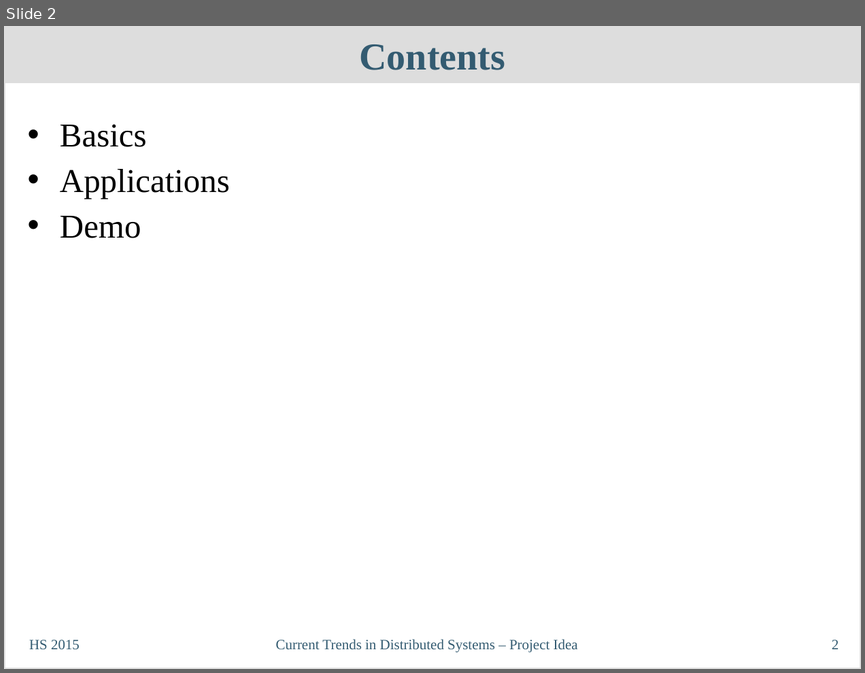
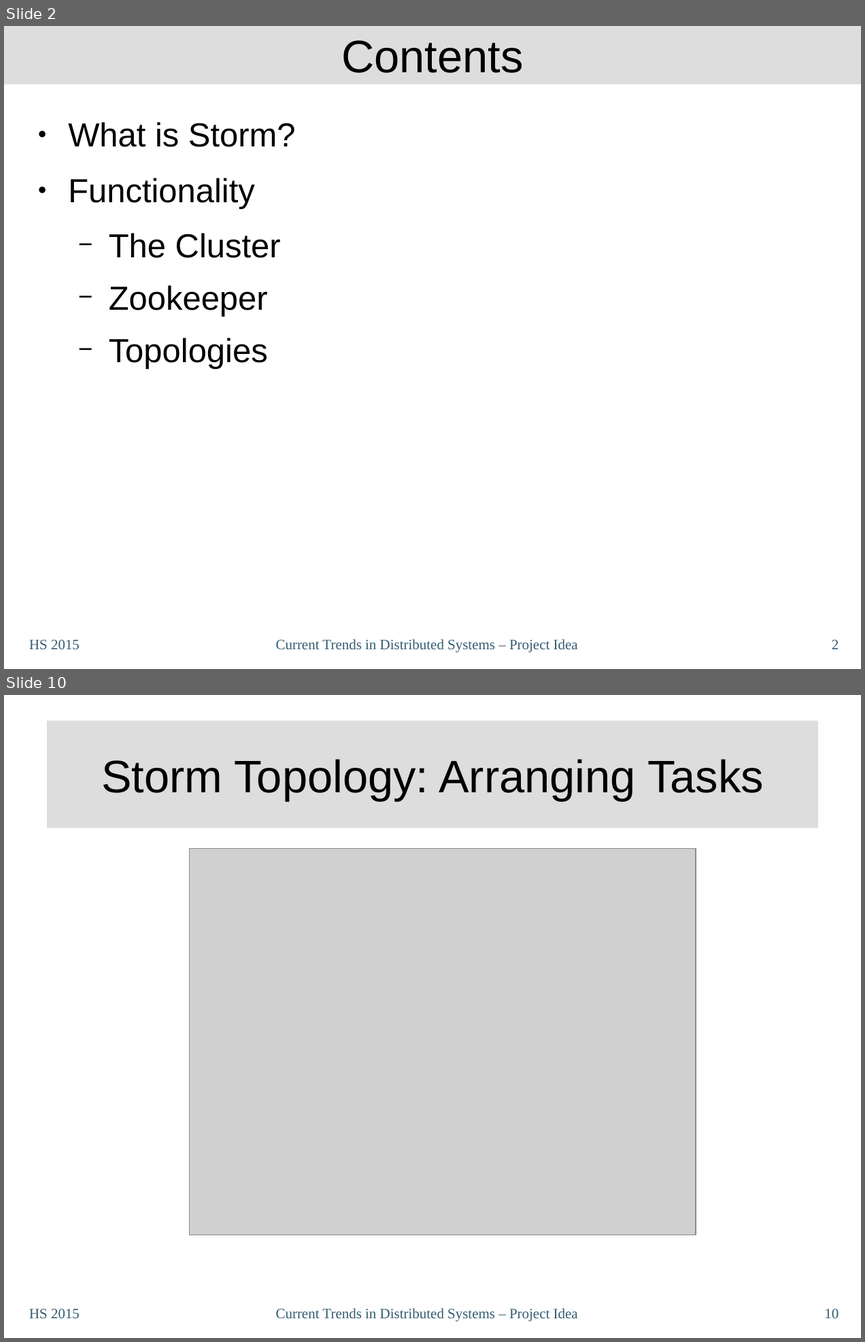
Before and after one commit to philipp-oldenburg/ctds-storm, a slide deck: Storm-Referat/CT-Präsentation - Patrick.odp. Shown one above the other, each under a label of ours: slide 2 before the commit, slides 2 and 10 after it; the slides between them are not shown. The pictures are 865x673 and 865x1342 pixels, drawn with LibreOffice and Linux fonts; fonts in the diff are those of the drawing; grey boxes stand for pictures. Boxes give left, top, right and bottom in pixels: in the first picture for what was removed or moved away, otherwise in the second. Text is boxed around its words. In the diff, an @@ line names an element or a change of style, - is before the commit and + after.

Commit message:
Added my part of the presentation + some images

```diff
--- a/Storm-Referat/CT-Präsentation - Patrick.odp
+++ b/Storm-Referat/CT-Präsentation - Patrick.odp
@@ slide 10 added at (4, 695, 861, 1338), background #FFFFFF @@
@@ title added at (47, 721, 818, 828), fill #DDDDDD, 38.2 pt, text #000000 @@
+Storm Topology: Arranging Tasks
@@ picture added at (190, 849, 696, 1235) @@
@@ text added at (29, 1308, 79, 1318), 12 pt, text #335B71 @@
+HS 2015
@@ text added at (276, 1308, 578, 1321), 12 pt, text #335B71 @@
+Current Trends in Distributed Systems – Project Idea
@@ page number added at (824, 1308, 838, 1318), 12 pt, text #335B71 @@
+10
@@ slide 2 changed as well @@
@@ title "Contents" at (4, 26, 861, 84): size 32 to 38.2 pt, font Times New Roman to Arial, text colour #335B71 to #000000, bold off @@
@@ rectangle removed at (4, 26, 861, 669) @@
@@ text at (68, 122, 296, 369): text changed; font Times New Roman to Arial @@
-• Basics
-• Applications
-• Demo
+● What is Storm?
+● Functionality
+  − The Cluster
+  − Zookeeper
+  − Topologies
```
Also in this commit, not shown: 2 other slides changed, 8 other slides added, 2 other files.
